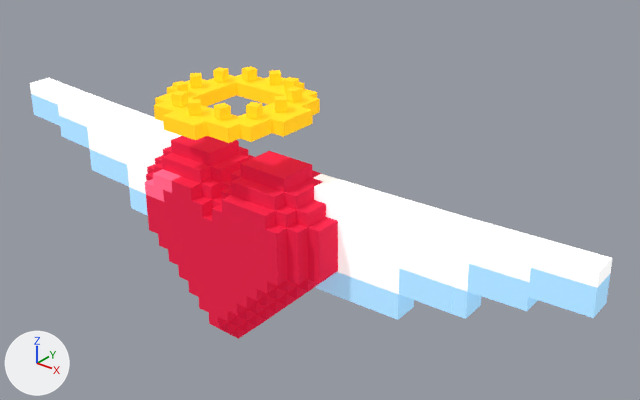
Renders of the glTF model assets/models/effects/fx_secondwind.glb from each side of a commit.
Both versions are drawn from a 50 mm camera at (10.24, -10.5, 9.85) aimed at (1.04, 0.99, 2.73). The lights are fixed; the arrows at lower left show +X, +Y and +Z. The first picture is the older version. Where no turn or scale is listed for an object, it has been applied to the vertices.

The first picture shows 'halo_mesh_halo_gold', 'heart_mesh_heart_crimson', 'heart_mesh_heart_light', 'wing_left_mesh_wing_blue', 'wing_left_mesh_wing_white', 'wing_left_tip_mesh_wing_blue', 'wing_left_tip_mesh_wing_white', 'wing_right_mesh_wing_blue', 'wing_right_mesh_wing_white', 'wing_right_tip_mesh_wing_blue', 'wing_right_tip_mesh_wing_white' and 12 more.
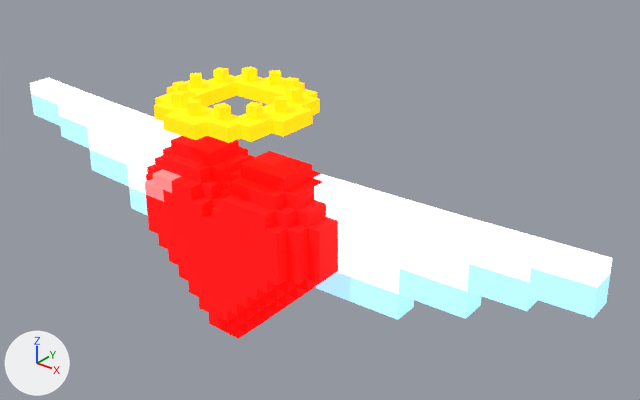
Diff of the bpy script that builds the scene:
```diff
--- a/assets/models/effects/fx_secondwind.glb.py
+++ b/assets/models/effects/fx_secondwind.glb.py
@@ me_mesh_0 @@
 me_mesh_0.from_pydata(...)  # 760 vertices, 1506 faces; spans x -2.12..2.12, y -0.87..0.87, z -1.87..1.87
-me_mesh_0.materials.append(mat_heart_crimson)  # red #d4103d, glowing red #d4103d
+me_mesh_0.materials.append(mat_material_0)  # red #d50000, glowing red #d50000
@@ me_mesh_1 @@
 me_mesh_1.from_pydata(...)  # 16 vertices, 18 faces; spans x -1.618..-0.871, y -0.871..-0.622, z 0.871..1.369
-me_mesh_1.materials.append(mat_heart_light)  # red #ff5c80, glowing red #ff5c80
+me_mesh_1.materials.append(mat_material_1)  # red #ff7272, glowing red #ff7272
@@ me_mesh_2 @@
 me_mesh_2.from_pydata(...)  # 83 vertices, 136 faces; spans x 0.0..2.26, y -0.25..0.31, z -0.87..0.43
-me_mesh_2.materials.append(mat_wing_blue)  # blue #a8dcff, glowing blue #a8dcff
+me_mesh_2.materials.append(mat_material_2)  # blue #9cd5ff, glowing blue #9cd5ff
@@ me_mesh_4 @@
 me_mesh_4.from_pydata(...)  # 100 vertices, 170 faces; spans x -0.74..2.26, y -0.26..0.29, z -1.01..0.04
-me_mesh_4.materials.append(mat_wing_blue)  # blue #a8dcff, glowing blue #a8dcff
+me_mesh_4.materials.append(mat_material_4)  # blue #9cd5ff, glowing blue #9cd5ff
@@ me_mesh_6 @@
 me_mesh_6.from_pydata(...)  # 83 vertices, 136 faces; spans x -2.26..0.0, y -0.25..0.31, z -0.87..0.43
-me_mesh_6.materials.append(mat_wing_blue)  # blue #a8dcff, glowing blue #a8dcff
+me_mesh_6.materials.append(mat_material_6)  # blue #9cd5ff, glowing blue #9cd5ff
@@ me_mesh_8 @@
 me_mesh_8.from_pydata(...)  # 100 vertices, 170 faces; spans x -2.26..0.74, y -0.26..0.29, z -1.01..0.04
-me_mesh_8.materials.append(mat_wing_blue)  # blue #a8dcff, glowing blue #a8dcff
+me_mesh_8.materials.append(mat_material_8)  # blue #9cd5ff, glowing blue #9cd5ff
@@ me_mesh_10 @@
 me_mesh_10.from_pydata(...)  # 192 vertices, 384 faces; spans x -1.38..1.38, y -1.38..1.38, z -0.12..0.12
-me_mesh_10.materials.append(mat_halo_gold)  # yellow #ffc414, glowing yellow #ffc414
+me_mesh_10.materials.append(mat_material_10)  # yellow #ffbc00, glowing yellow #ffbc00
```

What differs and where, as boxes [x1, y1, x2, y2] in the pictures (640 x 400 px):
'heart_mesh_heart_crimson', recoloured: [146, 136, 338, 339] in both
'halo_mesh_halo_gold', recoloured: [154, 74, 320, 143] in both
'wing_right_tip_mesh_wing_blue', recoloured: [452, 264, 610, 319] in both
'wing_right_mesh_wing_blue', recoloured: [316, 268, 453, 320] in both
'wing_left_tip_mesh_wing_blue', recoloured: [31, 94, 99, 173] in both
'wing_left_mesh_wing_blue', recoloured: [97, 152, 148, 216] in both
'heart_mesh_heart_light', recoloured: [145, 169, 181, 202] in both
